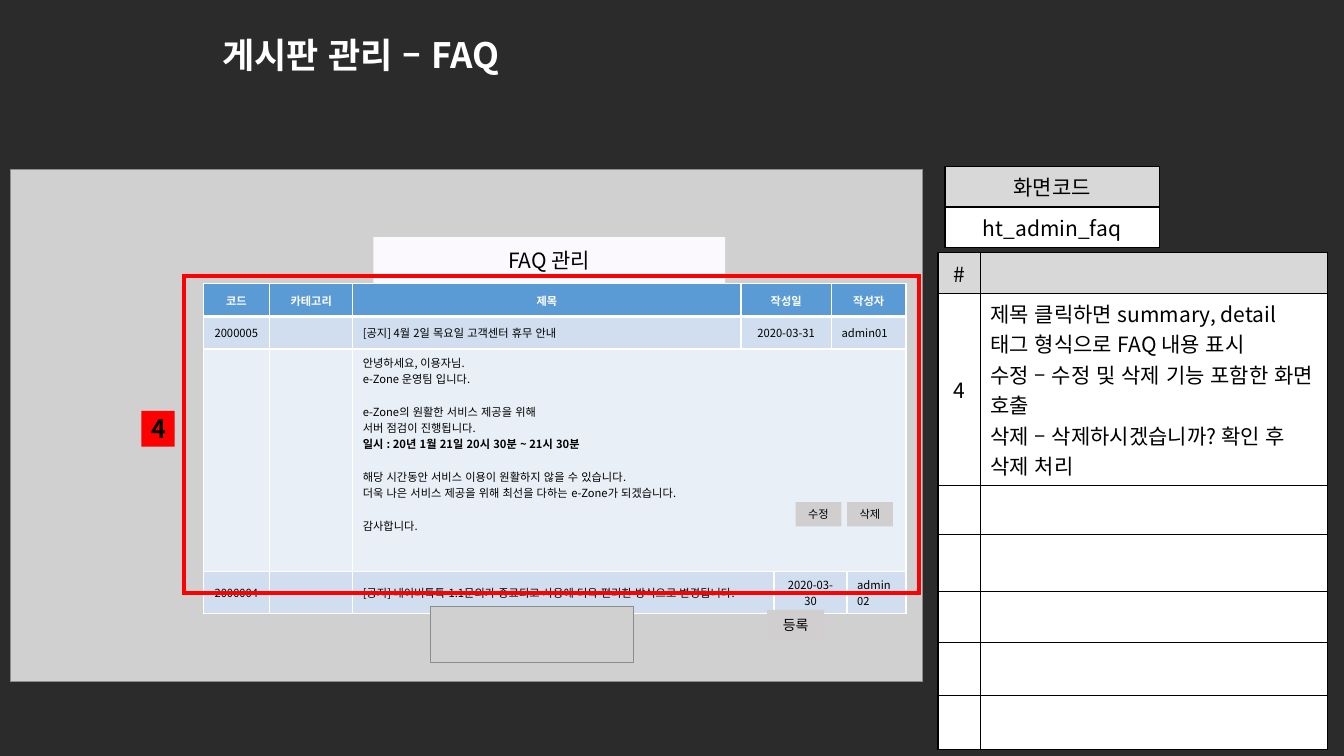
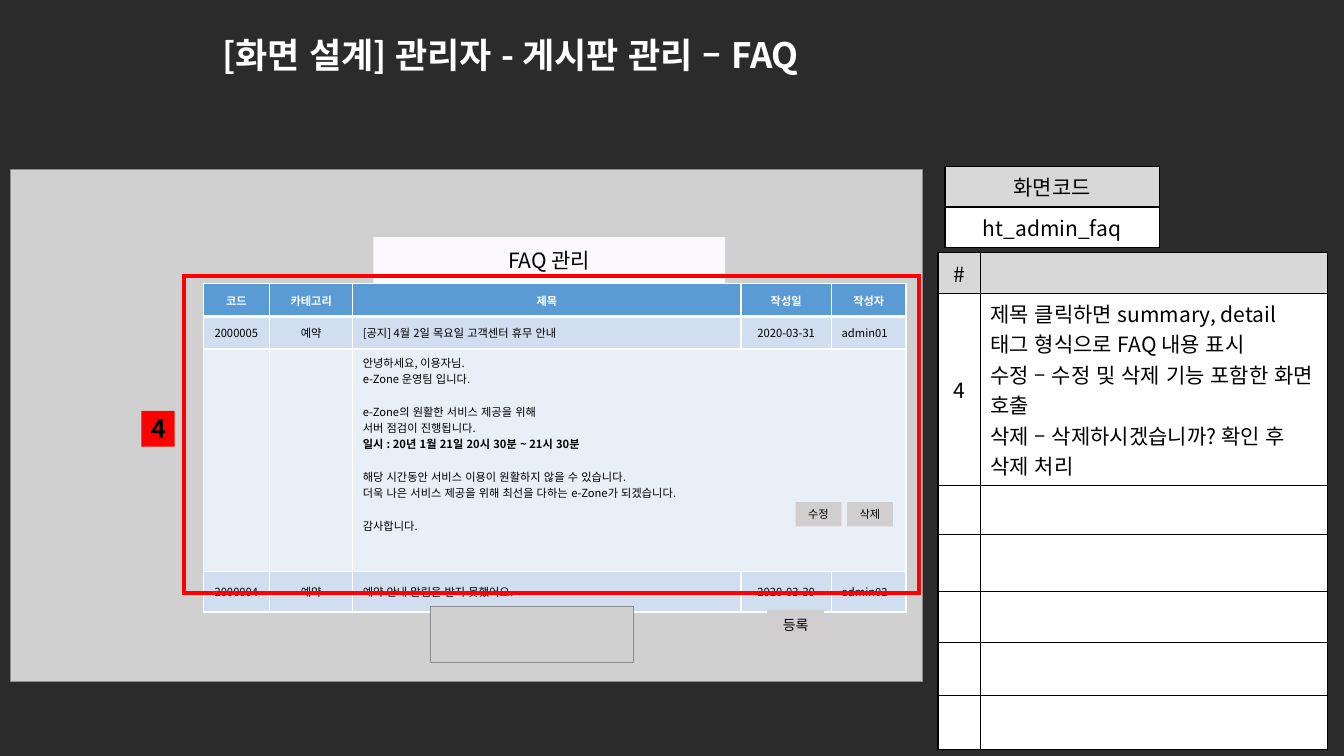
Before and after one commit to ezenteam2/e-Zone, a slide deck: slide 16 of 0 발표용 파워포인트/project05 - 파워포인트 종합 - 현태.pptx. Drawn at 1344x756 pixels with LibreOffice and Linux fonts; fonts in the diff are those of the drawing; grey boxes stand for pictures; background and template pictures are left out; a plain dark background stands for a picture behind light text. Boxes give left, top, right and bottom in pixels: in the first picture for what was removed or moved away, otherwise in the second. Text is boxed around its words. In the diff, an @@ line names an element or a change of style, - is before the commit and + after.

```diff
--- a/0 발표용 파워포인트/project05 - 파워포인트 종합 - 현태.pptx
+++ b/0 발표용 파워포인트/project05 - 파워포인트 종합 - 현태.pptx
@@ title at (222, 38, 799, 75): text changed @@
-게시판 관리 – FAQ
+[화면 설계] 관리자 - 게시판 관리 – FAQ
@@ table at (204, 283, 906, 601) @@
-column 2: 카테고리 |  |  | 
-column 3: 제목 | [공지] 4월 2일 목요일 고객센터 휴무 안내 | 안녕하세요, 이용자님. / e-Zone 운영팀 입니다. / e-Zone의 원활한 서비스 제공을 위해 / 서버 점검이 진행됩니다. / 일시 : 20년 1월 21일 20시 30분 ~ 21시 30분 / 해당 시간동안 서비스 이용이 원활하지 않을 수 있습니다. / 더욱 나은 서비스 제공을 위해 최선을 다하는 e-Zone가 되겠습니다. / 감사합니다. | [공지] 네이버톡톡 1:1문의가 종료되고 사용에 더욱 편리한 방식으로 변경됩니다.
-column 4: 작성일 | 2020-03-31 |  | 
-column 5:  |  |  | 2020-03-30
-column 6: 작성자 | admin01 |  | 
-column 7:  |  |  | admin02
+column 2: 카테고리 | 예약 |  | 예약
+column 3: 제목 | [공지] 4월 2일 목요일 고객센터 휴무 안내 | 안녕하세요, 이용자님. / e-Zone 운영팀 입니다. / e-Zone의 원활한 서비스 제공을 위해 / 서버 점검이 진행됩니다. / 일시 : 20년 1월 21일 20시 30분 ~ 21시 30분 / 해당 시간동안 서비스 이용이 원활하지 않을 수 있습니다. / 더욱 나은 서비스 제공을 위해 최선을 다하는 e-Zone가 되겠습니다. / 감사합니다. | 예약 안내 알림을 받지 못했어요.
+column 4: 작성일 | 2020-03-31 |  | 2020-03-30
+column 5: 작성자 | admin01 |  | admin02
```
Also in this commit, not shown: 19 other slides changed, 1 other file.
